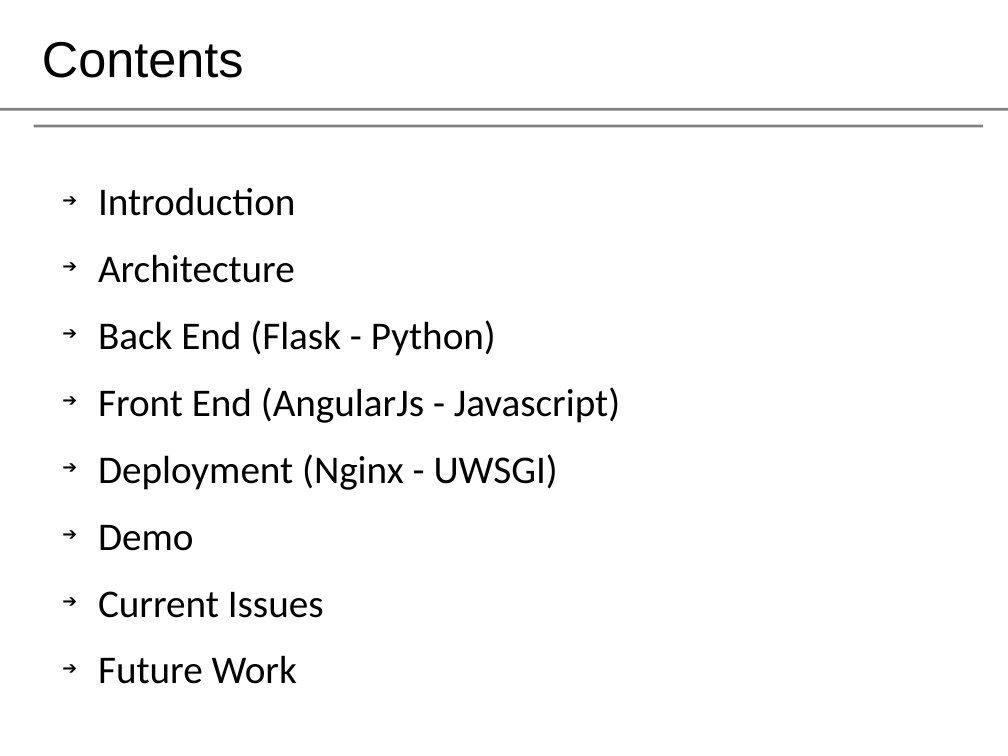
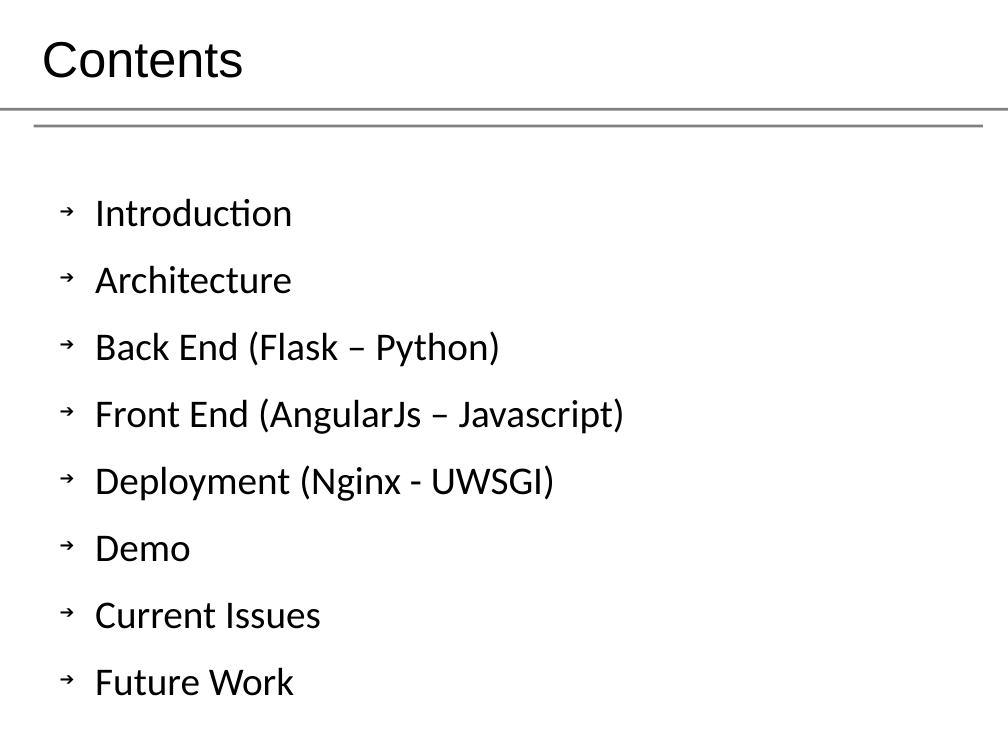
Before and after one commit to aashish-pathak/leadsnetwork, a slide deck: slide 2 of leads_in.odp. Drawn at 1008x756 pixels with LibreOffice and Linux fonts; fonts in the diff are those of the drawing; background and template pictures are left out. Boxes give left, top, right and bottom in pixels: in the first picture for what was removed or moved away, otherwise in the second. Text is boxed around its words. In the diff, an @@ line names an element or a change of style, - is before the commit and + after.

```diff
--- a/leads_in.odp
+++ b/leads_in.odp
@@ text "Introduction" moved from (x1=98, y1=187, x2=620, y2=684) to (x1=95, y1=198, x2=625, y2=696) @@
@@ text at (x1=95, y1=331, x2=625, y2=434): text changed @@
-➔ Back End (Flask - Python)
-➔ Front End (AngularJs - Javascript)
+➔ Back End (Flask – Python)
+➔ Front End (AngularJs – Javascript)
```
Also in this commit, not shown: 1 other file.
